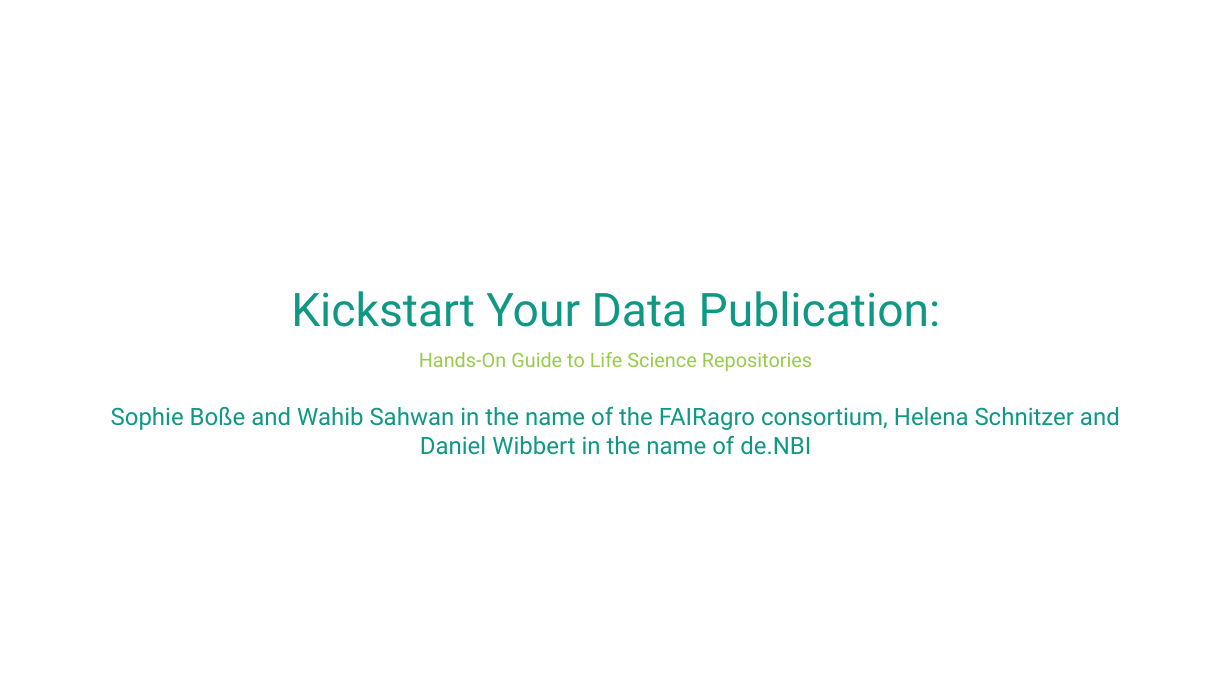
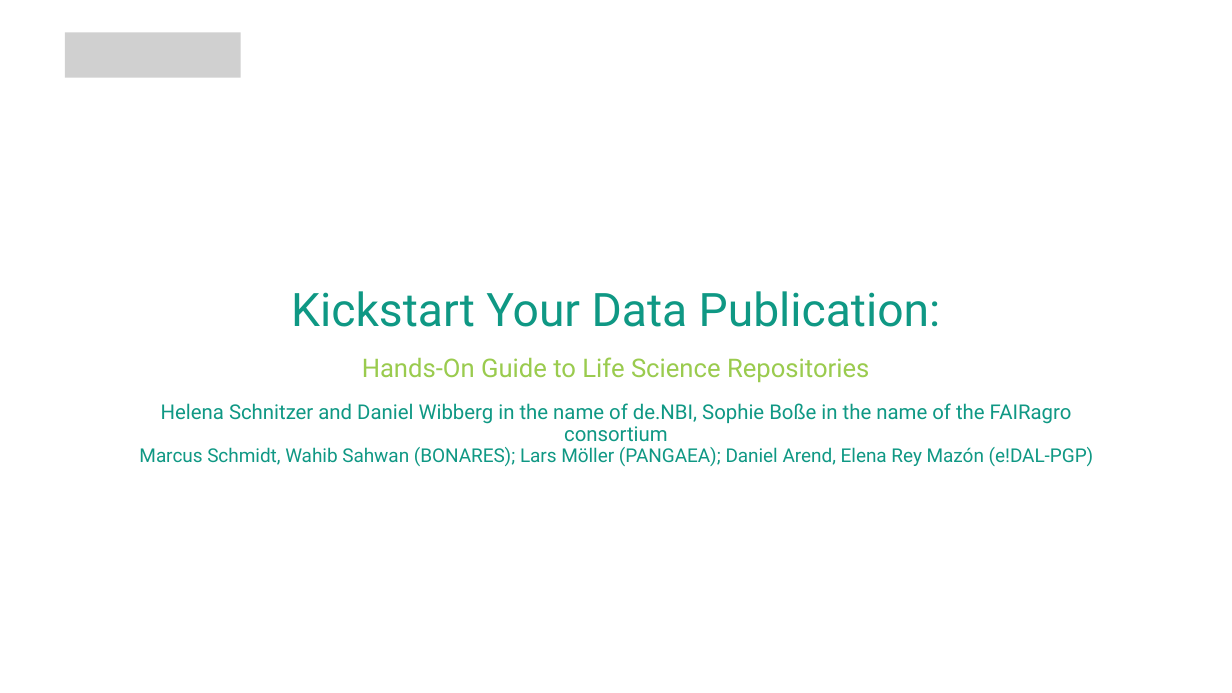
Before and after one commit to fairagro/FAIRagro_Modular-RDM-Training-Material, a slide deck: slide 1 of FAIRagro_Trainings_planned/2026-09_RepoTraining_deNBI/RepoTraining_Slides.odp. Drawn at 1232x693 pixels with LibreOffice and Linux fonts; fonts in the diff are those of the drawing; grey boxes stand for pictures; background and template pictures are left out. Boxes give left, top, right and bottom in pixels: in the first picture for what was removed or moved away, otherwise in the second. Text is boxed around its words. In the diff, an @@ line names an element or a change of style, - is before the commit and + after.

Commit message:
FAIRagro trainings slide updated

```diff
--- a/FAIRagro_Trainings_planned/2026-09_RepoTraining_deNBI/RepoTraining_Slides.odp
+++ b/FAIRagro_Trainings_planned/2026-09_RepoTraining_deNBI/RepoTraining_Slides.odp
@@ picture added at box(65, 32, 240, 78) @@
@@ text "Hands-On Guide to Life Science ..." at box(362, 357, 869, 382): size 11.6 to 15 pt; line spacing 0.8 to 1; less space between paragraphs @@
@@ text at box(139, 403, 1094, 466): text changed; size 14 to 11.9 pt @@
-Sophie Boße and Wahib Sahwan in the name of the FAIRagro consortium, Helena Schnitzer and Daniel Wibbert in the name of de.NBI
+Helena Schnitzer and Daniel Wibberg in the name of de.NBI, Sophie Boße in the name of the FAIRagro consortium
+Marcus Schmidt, Wahib Sahwan (BONARES); Lars Möller (PANGAEA); Daniel Arend, Elena Rey Mazón (e!DAL-PGP)
```
Also in this commit, not shown: 15 other slides changed, 6 slides added, 7 slides removed, 3 other files.
